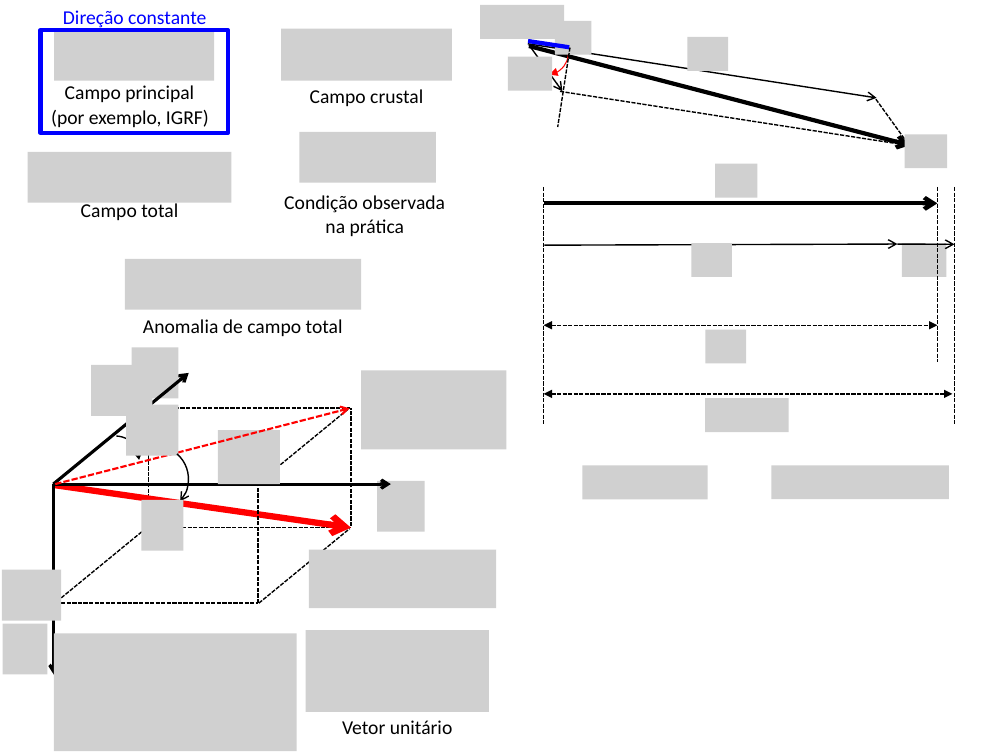
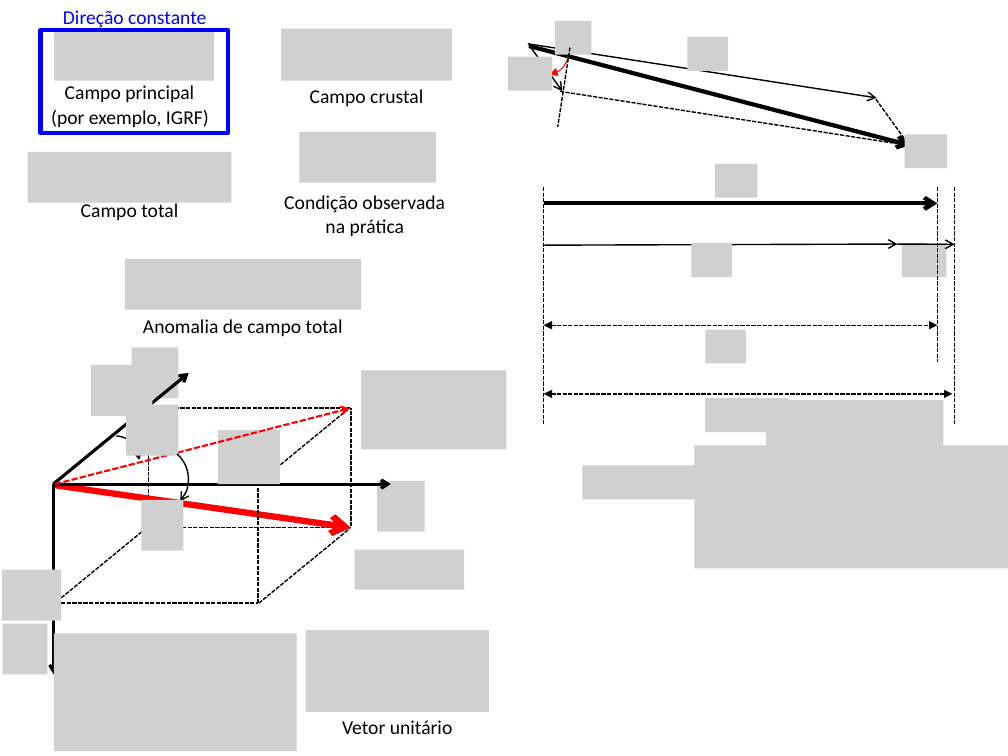
Before and after one commit to pinga-lab/CE-VII-SimBGf-2016, a slide deck: slide 20 of slides/4b_anomalia_campo_total.pptx (slide 21 before the commit). Drawn at 1008x756 pixels with LibreOffice and Linux fonts; fonts in the diff are those of the drawing; grey boxes stand for pictures. Boxes give left, top, right and bottom in pixels: in the first picture for what was removed or moved away, otherwise in the second. Text is boxed around its words. In the diff, an @@ line names an element or a change of style, - is before the commit and + after.

```diff
--- a/slides/4b_anomalia_campo_total.pptx
+++ b/slides/4b_anomalia_campo_total.pptx
@@ picture removed at [480,5,563,39] @@
@@ line removed from (528, 41) to (570, 47) @@
@@ picture added at [766,400,943,451] @@
@@ picture added at [695,446,1008,490] @@
@@ picture removed at [771,466,949,500] @@
@@ picture added at [695,488,1008,569] @@
@@ picture removed at [308,549,496,608] @@
@@ picture added at [355,549,465,590] @@
```
Also in this commit, not shown: 17 other slides changed, 1 slide removed, 1 other file.
